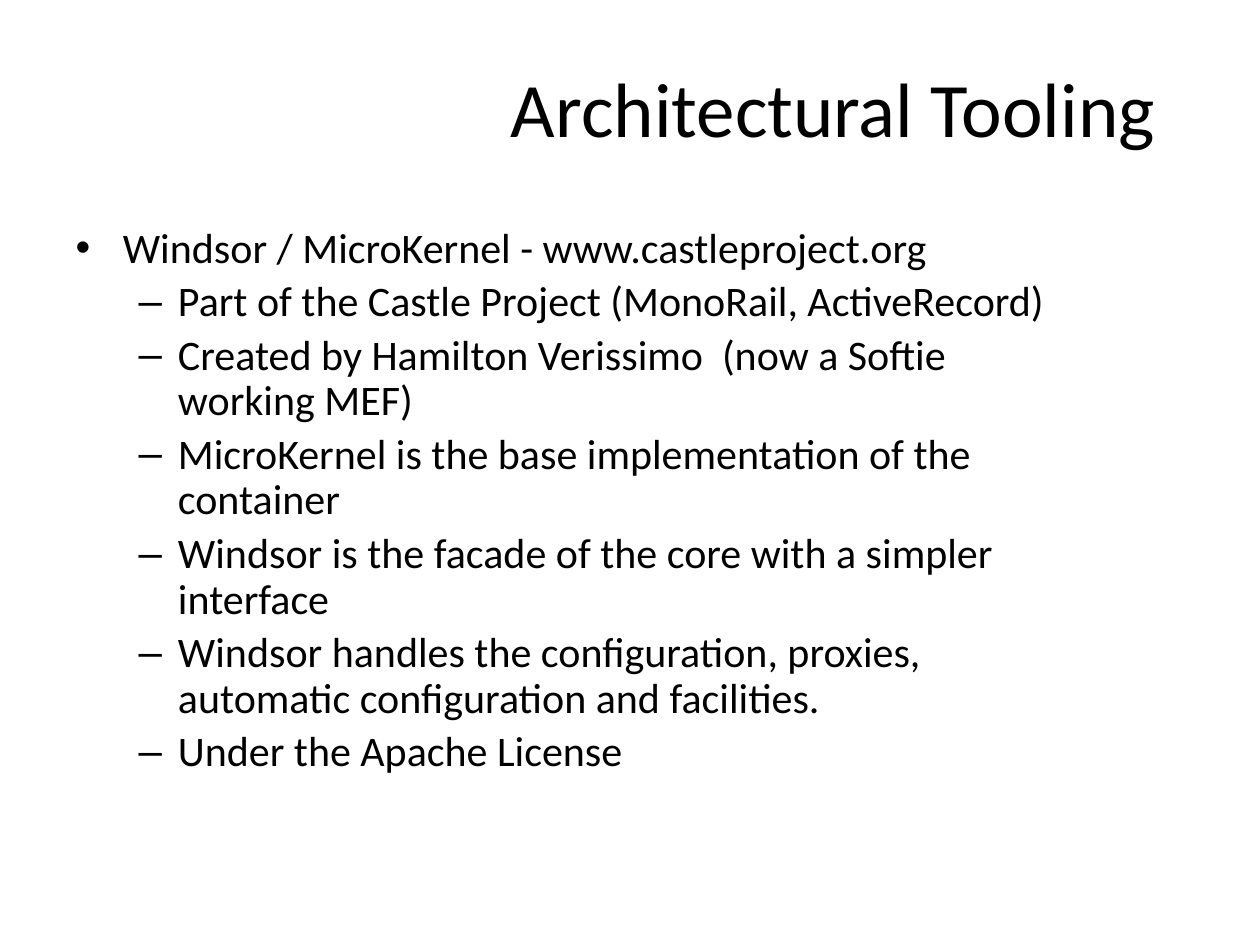
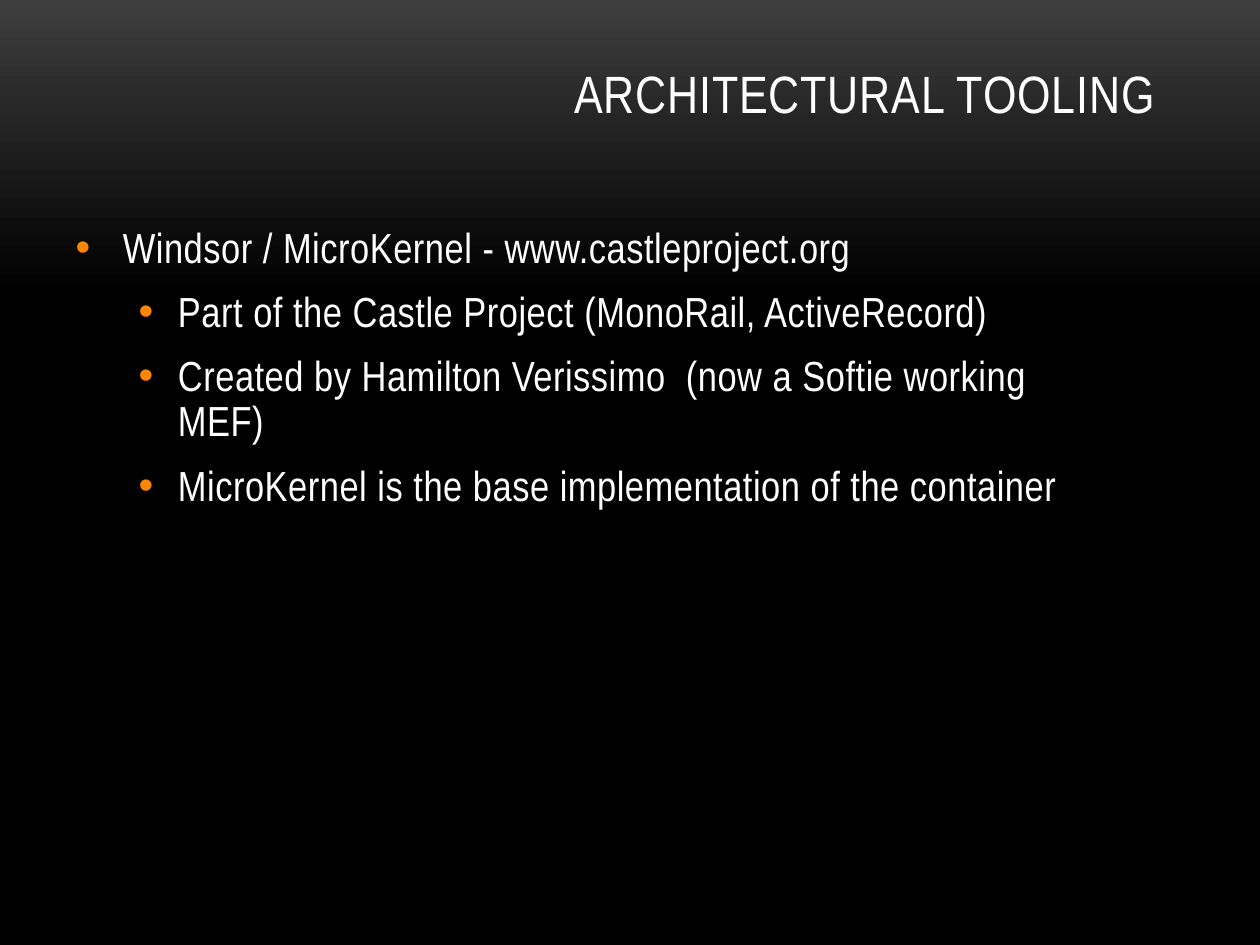
Before and after one commit to lozanotek/opensource, a slide deck: slide 23 of slides/open_source.pptx (slide 22 before the commit). Drawn at 1260x945 pixels with LibreOffice and Linux fonts; fonts in the diff are those of the drawing. Boxes give left, top, right and bottom in pixels: in the first picture for what was removed or moved away, otherwise in the second. Text is boxed around its words. In the diff, an @@ line names an element or a change of style, - is before the commit and + after.

```diff
--- a/slides/open_source.pptx
+++ b/slides/open_source.pptx
@@ background #FFFFFF to gradient #3F3F3F to #000000 @@
@@ title at bbox=[574, 76, 1155, 114]: text changed; size 44 to 30 pt; font Calibri to Arial Narrow; text colour #000000 to #FFFFFF @@
-Architectural Tooling
+ARCHITECTURAL TOOLING
@@ text "Windsor / MicroKernel - www.castleproject.org" at bbox=[123, 232, 1056, 509]: font Calibri to Arial Narrow, text colour #000000 to #FFFFFF, letter spacing 0 to 0.3 pt; more space between paragraphs; bullet – to • @@
@@ text at bbox=[178, 538, 993, 773]: paragraphs removed @@
-  – Windsor is the facade of the core with a simpler interface
-  – Windsor handles the configuration, proxies, automatic configuration and facilities.
-  – Under the Apache License
```
Also in this commit, not shown: 38 other slides changed, 5 slides added, 1 slide removed.
